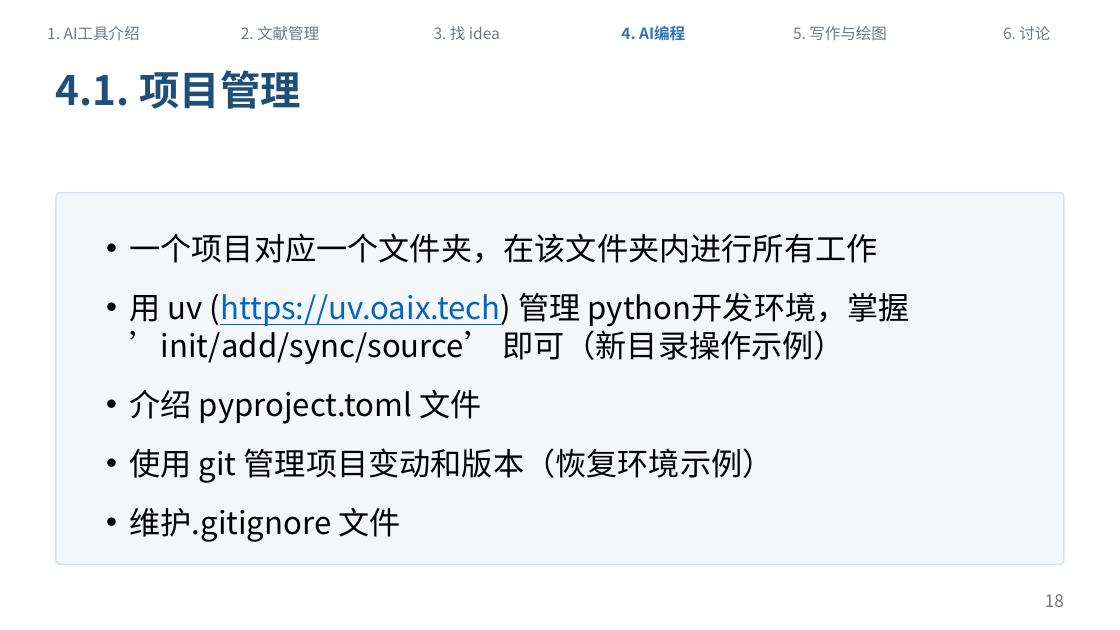
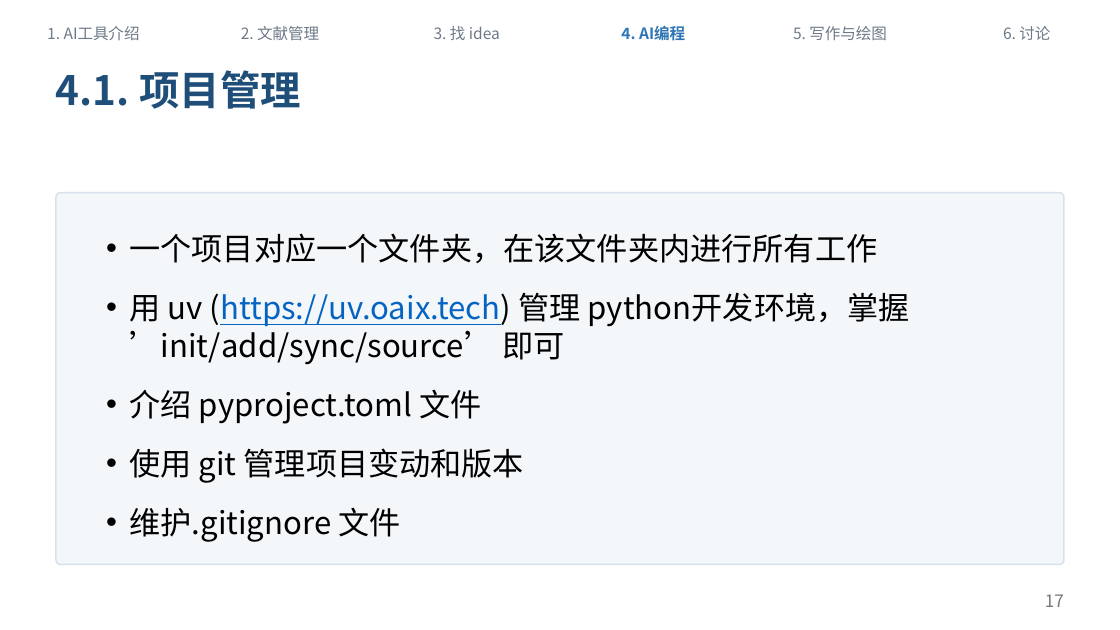
Before and after one commit to sicilyala/ai_sharing, a slide deck: slide 17 of docs/ai-workflow-sharing-v1.pptx (slide 18 before the commit). Drawn at 1120x630 pixels with LibreOffice and Linux fonts; fonts in the diff are those of the drawing. Boxes give left, top, right and bottom in pixels: in the first picture for what was removed or moved away, otherwise in the second. Text is boxed around its words. In the diff, an @@ line names an element or a change of style, - is before the commit and + after.

```diff
--- a/docs/ai-workflow-sharing-v1.pptx
+++ b/docs/ai-workflow-sharing-v1.pptx
@@ text at [130,292,910,365]: text changed @@
-• 用 uv (https://uv.oaix.tech) 管理 python开发环境，掌握 ’init/add/sync/source’ 即可（新目录操作示例）
+• 用 uv (https://uv.oaix.tech) 管理 python开发环境，掌握 ’init/add/sync/source’ 即可
@@ text at [130,448,524,483]: text changed @@
-• 使用 git 管理项目变动和版本（恢复环境示例）
+• 使用 git 管理项目变动和版本
@@ page number at [1045,594,1064,607]: text changed @@
-18
+17
```
Also in this commit, not shown: 9 other slides changed, 1 slide removed, 7 other files.
